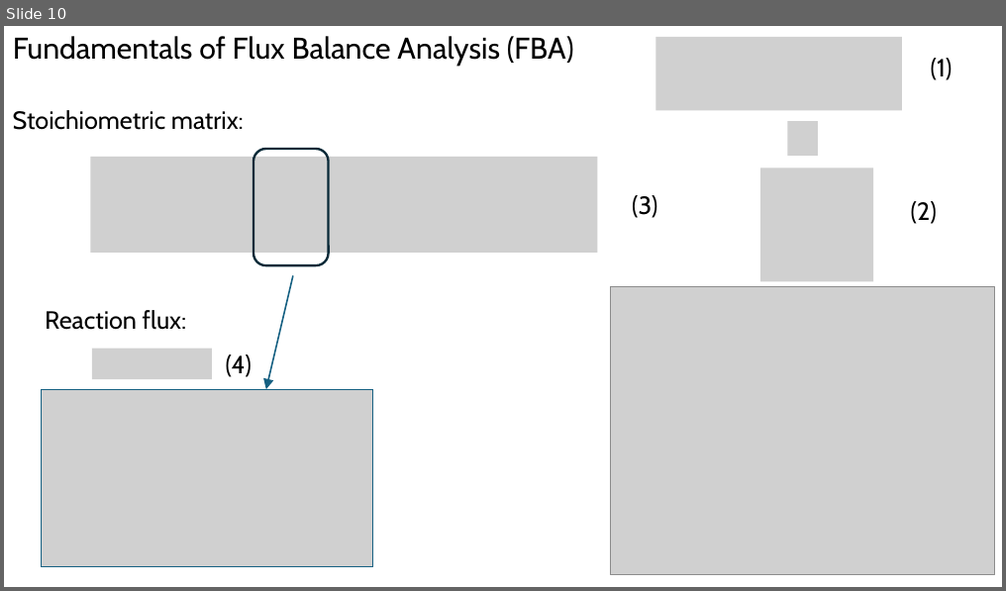
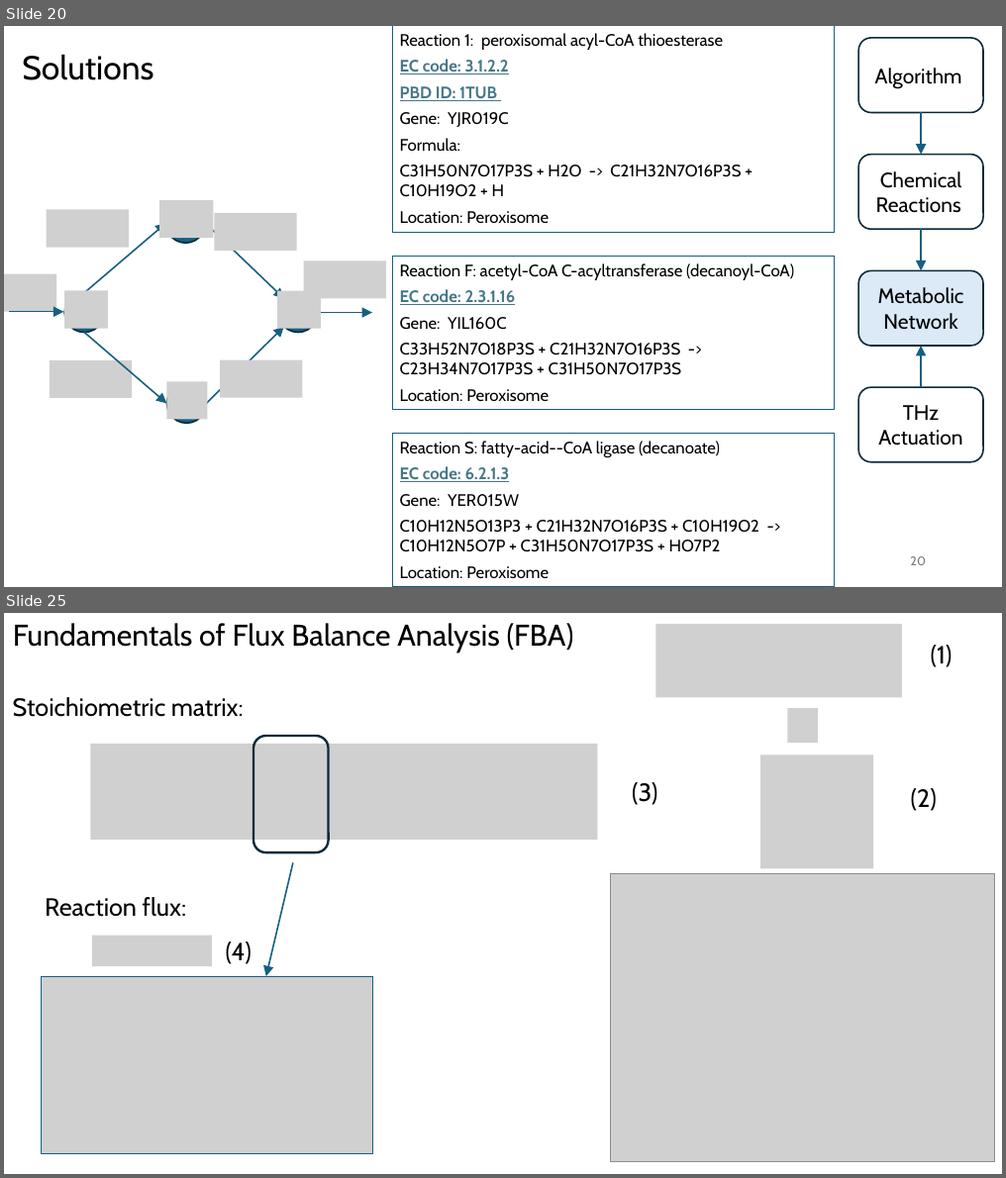
Before and after one commit to tkn-tub/bioelectrodynamics, a slide deck: slides/slides.pptx. Shown one above the other, each under a label of ours: slide 10 before the commit, slides 20 and 25 after it; the slides between them are not shown. The pictures are 1006x591 and 1006x1178 pixels, drawn with LibreOffice and Linux fonts; fonts in the diff are those of the drawing; grey boxes stand for pictures. Boxes give left, top, right and bottom in pixels: in the first picture for what was removed or moved away, otherwise in the second. Text is boxed around its words. In the diff, an @@ line names an element or a change of style, - is before the commit and + after.

```diff
--- a/slides/slides.pptx
+++ b/slides/slides.pptx
@@ slide 20 added at bbox=[4, 26, 1002, 587], background #FFFFFF @@
@@ title added at bbox=[22, 54, 153, 80], 32 pt, text #000000 @@
+Solutions
@@ rectangle added at bbox=[392, 26, 835, 233], outline #156082 0.75 pt, 16 pt, text #000000 @@
+Reaction 1: peroxisomal acyl-CoA thioesterase
+EC code: 3.1.2.2
+PBD ID: 1TUB
+Gene: YJR019C
+Formula:
+C31H50N7O17P3S + H2O -> C21H32N7O16P3S + C10H19O2 + H
+Location: Peroxisome
@@ rounded rectangle added at bbox=[859, 38, 984, 113], outline #092A39 1.5 pt, 20 pt, text #000000 @@
+Algorithm
@@ arrow added from (921, 113) to (921, 155), #156082 1.5 pt @@
@@ rounded rectangle added at bbox=[859, 155, 984, 230], fill #FFFFFF, outline #092A39 1.5 pt, 20 pt, text #000000 @@
+Chemical Reactions
@@ picture added at bbox=[159, 200, 214, 238] @@
@@ ellipse added at bbox=[165, 203, 205, 243], fill #156082, outline #092A39 1.5 pt @@
@@ picture added at bbox=[46, 209, 129, 247] @@
@@ arrow added from (84, 293) to (165, 224), #156082 1.5 pt @@
@@ arrow added from (205, 224) to (284, 298), #156082 1.5 pt @@
@@ picture added at bbox=[214, 213, 297, 251] @@
@@ arrow added from (921, 230) to (921, 271), #156082 1.5 pt @@
@@ picture added at bbox=[303, 261, 386, 298] @@
@@ rectangle added at bbox=[392, 257, 835, 410], outline #156082 0.75 pt, 16 pt, text #000000 @@
+Reaction F: acetyl-CoA C-acyltransferase (decanoyl-CoA)
+EC code: 2.3.1.16
+Gene: YIL160C
+C33H52N7O18P3S + C21H32N7O16P3S -> C23H34N7O17P3S + C31H50N7O17P3S
+Location: Peroxisome
@@ picture added at bbox=[4, 274, 56, 311] @@
@@ picture added at bbox=[64, 291, 108, 329] @@
@@ picture added at bbox=[277, 291, 321, 329] @@
@@ rounded rectangle added at bbox=[859, 271, 984, 346], fill #DCEAF7, outline #092A39 1.5 pt, 20 pt, text #000000 @@
+Metabolic Network
@@ arrow added from (9, 312) to (63, 312), #156082 1.5 pt @@
@@ ellipse added at bbox=[64, 293, 104, 333], fill #156082, outline #092A39 1.5 pt @@
@@ ellipse added at bbox=[278, 293, 318, 333], fill #156082, outline #092A39 1.5 pt @@
@@ arrow added from (318, 313) to (372, 313), #156082 1.5 pt @@
@@ arrow added from (84, 332) to (167, 403), #156082 1.5 pt @@
@@ arrow added from (206, 403) to (284, 327), #156082 1.5 pt @@
@@ arrow added from (921, 387) to (921, 346), #156082 1.5 pt @@
@@ picture added at bbox=[50, 361, 132, 398] @@
@@ picture added at bbox=[166, 381, 207, 419] @@
@@ picture added at bbox=[220, 361, 302, 398] @@
@@ ellipse added at bbox=[167, 383, 207, 424], fill #156082, outline #092A39 1.5 pt @@
@@ rounded rectangle added at bbox=[859, 387, 984, 463], outline #092A39 1.5 pt, 20 pt, text #000000 @@
+THz Actuation
@@ rectangle added at bbox=[392, 434, 835, 587], outline #156082 0.75 pt, 16 pt, text #000000 @@
+Reaction S: fatty-acid--CoA ligase (decanoate)
+EC code: 6.2.1.3
+Gene: YER015W
+C10H12N5O13P3 + C21H32N7O16P3S + C10H19O2 -> C10H12N5O7P + C31H50N7O17P3S + HO7P2
+Location: Peroxisome
@@ page number added at bbox=[910, 557, 926, 566], 12 pt, text #797979 @@
+20
@@ what was slide 10 is now slide 25 @@
```
Also in this commit, not shown: 1 slide changed, 14 other slides added.
